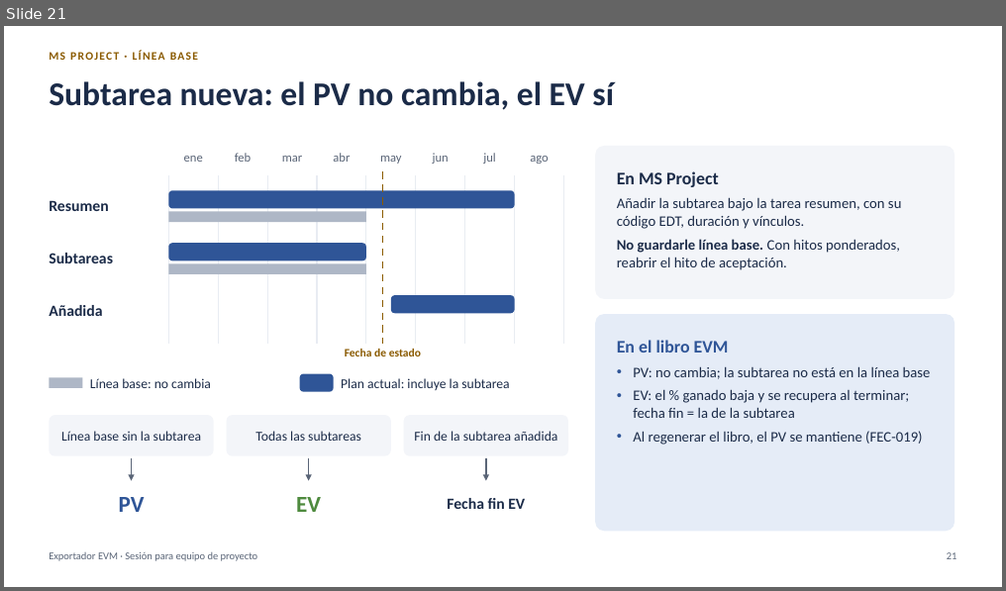
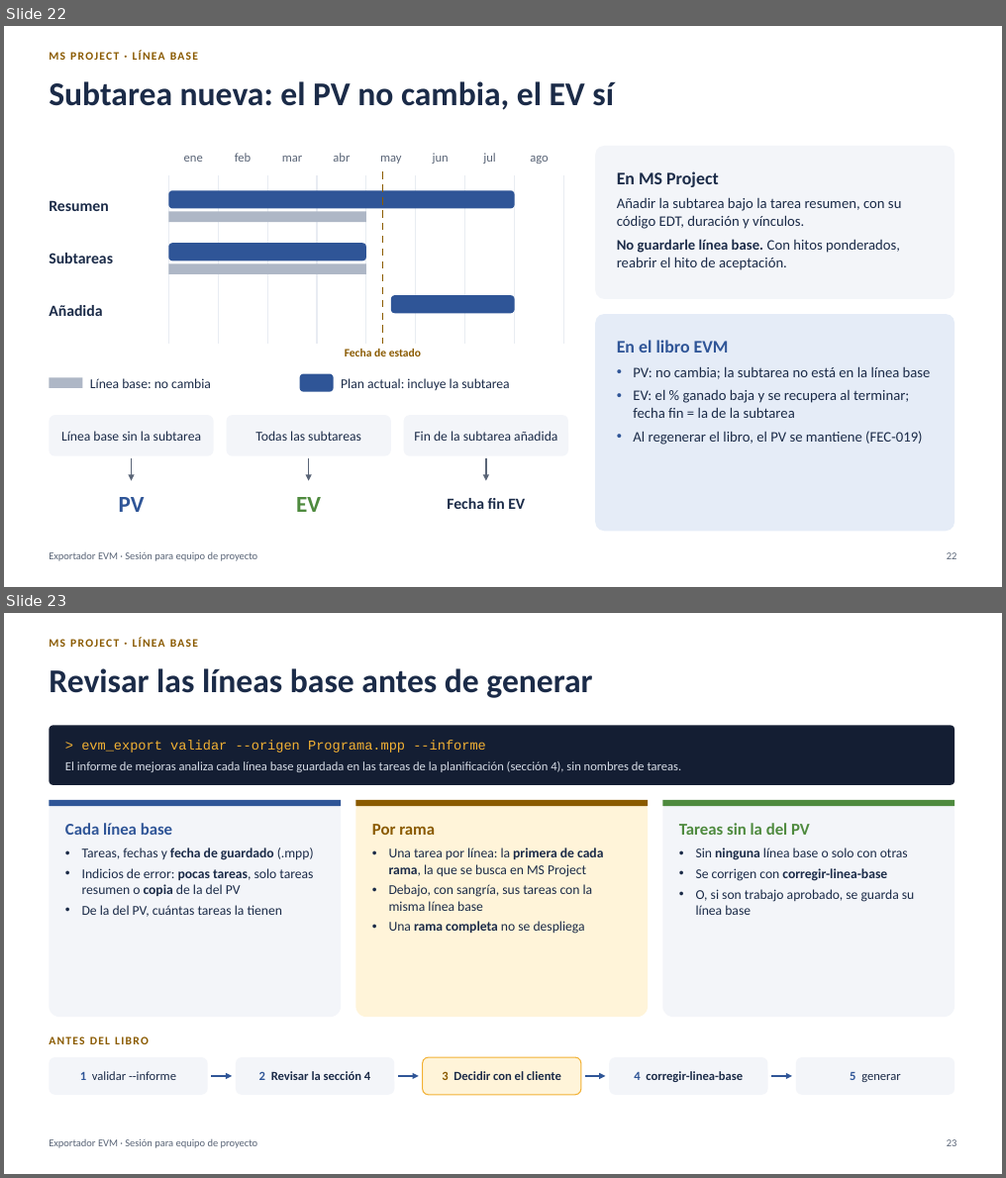
Before and after one commit to MarceloSalazar/evm-automation, a slide deck: docs/presentacion-jefes-de-proyecto.pptx. Shown one above the other, each under a label of ours: slide 21 before the commit, slides 22 and 23 after it. The pictures are 1006x591 and 1006x1178 pixels, drawn with LibreOffice and Linux fonts; fonts in the diff are those of the drawing. Boxes give left, top, right and bottom in pixels: in the first picture for what was removed or moved away, otherwise in the second. Text is boxed around its words. In the diff, an @@ line names an element or a change of style, - is before the commit and + after.

Commit message:
Capturas del libro regeneradas y presentación de la 2.7.0
- Capturas de docs/img/excel con las cabeceras y las fechas de EV de la 2.7.0.
- Presentación: 45 diapositivas y 30 minutos de contenido (34 con preguntas).
  Nuevas: actualizar-edt, revisar las líneas base (validar --informe),
  corregir-linea-base y el método Ponderado con los pesos por tarea resumen.
  Actualizadas: agenda, campos personalizados, presupuesto, errores
  frecuentes, hitos ponderados, cómo funciona, generar (HIT-013) y las
  capturas del libro.

```diff
--- a/docs/presentacion-jefes-de-proyecto.pptx
+++ b/docs/presentacion-jefes-de-proyecto.pptx
@@ slide 23 added at [4,613,1002,1174], background #FFFFFF @@
@@ text added at [49,636,648,658], 11 pt, text #8A5A00, bold @@
+MS PROJECT · LÍNEA BASE
@@ title added at [49,668,592,698], 32 pt, text #1B2B48, bold @@
+Revisar las líneas base antes de generar
@@ rounded rectangle added at [49,725,954,785], fill #141E33 @@
@@ text added at [65,741,682,772], 12 pt, text #D5DBE5 @@
+> evm_export validar --origen Programa.mpp --informe
+El informe de mejoras analiza cada línea base guardada en las tareas de la planificación (sección 4), sin nombres de tareas.
@@ rounded rectangle added at [49,800,341,1017], fill #F3F5F9 @@
@@ rectangle added at [49,800,341,806], fill #2F5597 @@
@@ rounded rectangle added at [355,800,648,1017], fill #FFF4D9 @@
@@ rectangle added at [355,800,648,806], fill #8A5A00 @@
@@ rounded rectangle added at [662,800,954,1017], fill #F3F5F9 @@
@@ rectangle added at [662,800,954,806], fill #4E8A3E @@
@@ text added at [65,823,314,917], 13 pt, text #1B2B48 @@
+Cada línea base
+• Tareas, fechas y fecha de guardado (.mpp)
+• Indicios de error: pocas tareas, solo tareas resumen o copia de la del PV
+• De la del PV, cuántas tareas la tienen
@@ text added at [372,824,603,934], 13 pt, text #1B2B48 @@
+Por rama
+• Una tarea por línea: la primera de cada rama, la que se busca en MS Project
+• Debajo, con sangría, sus tareas con la misma línea base
+• Una rama completa no se despliega
@@ text added at [679,823,914,915], 13 pt, text #1B2B48 @@
+Tareas sin la del PV
+• Sin ninguna línea base o solo con otras
+• Se corrigen con corregir-linea-base
+• O, si son trabajo aprobado, se guarda su línea base
@@ text added at [49,1037,149,1045], 11 pt, text #8A5A00, bold @@
+ANTES DEL LIBRO
@@ rounded rectangle added at [49,1058,208,1095], fill #F3F5F9, 12 pt, text #1B2B48 @@
+1 validar --informe
@@ rounded rectangle added at [236,1058,395,1095], fill #F3F5F9, 12 pt, text #1B2B48, bold @@
+2 Revisar la sección 4
@@ rounded rectangle added at [423,1058,581,1095], fill #FFF4D9, outline #F2B134 1 pt, 12 pt, text #1B2B48, bold @@
+3 Decidir con el cliente
@@ rounded rectangle added at [610,1058,768,1095], fill #F3F5F9, 12 pt, text #1B2B48, bold @@
+4 corregir-linea-base
@@ rounded rectangle added at [796,1058,954,1095], fill #F3F5F9, 12 pt, text #1B2B48 @@
+5 generar
@@ arrow added from (211, 1076) to (232, 1076), #2F5597 1.5 pt @@
@@ arrow added from (398, 1076) to (419, 1076), #2F5597 1.5 pt @@
@@ arrow added from (585, 1076) to (606, 1076), #2F5597 1.5 pt @@
@@ arrow added from (772, 1076) to (792, 1076), #2F5597 1.5 pt @@
@@ text added at [49,1140,258,1149], 10 pt, text #5A6577 @@
+Exportador EVM · Sesión para equipo de proyecto
@@ page number added at [946,1140,957,1147], 10 pt, text #5A6577 @@
+23
@@ what was slide 21 is now slide 22 @@
```
Also in this commit, not shown: 10 slides changed, 3 other slides added, 18 other files.
